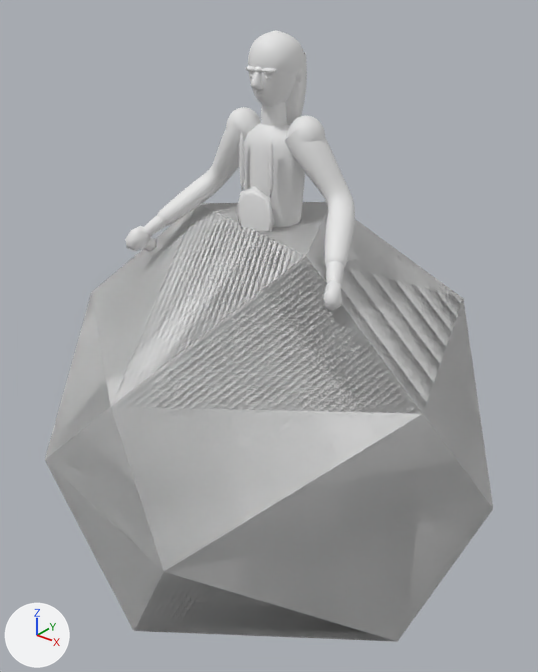
An edit to the glTF model assets/characters/shared/townswoman_lod1.glb, drawn before and after from the same camera.
One viewpoint serves both versions: a 50 mm camera at (1.78, -2.25, 1.84) aimed at (-0.04, 0.02, 0.43). Lighting does not change. The marker at lower left points along +X, +Y and +Z. The first picture is the older version. Vertices at exactly the same position are counted once.

Names of what the first picture shows: 'Anatomy_HandL.001', 'Anatomy_HandR.001', 'Anatomy_SkinArmL.001', 'Anatomy_SkinArmR.001', 'Character_Head.001', 'Clothing_SleeveL.001', 'Clothing_SleeveR.001', 'Hero_Torso.001', 'Icosphere.013'.
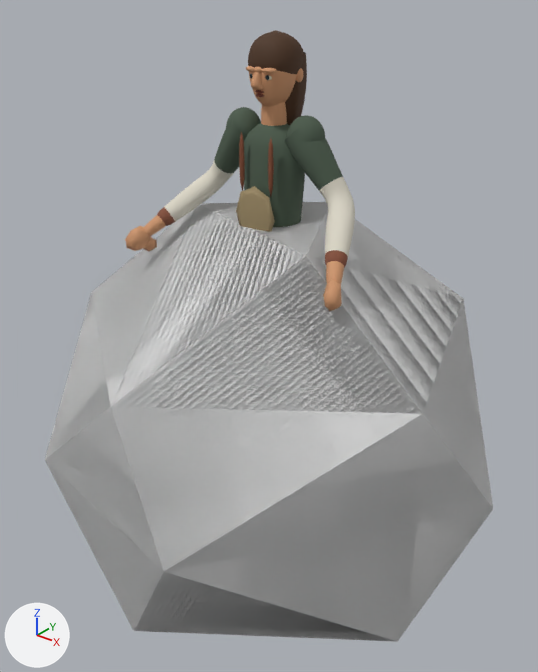
Edits to the bpy script that builds the scene:
```text
Add mat_hero_outerwear:
    mat_hero_outerwear = principled_material('hero_outerwear')
    mat_hero_outerwear.base_color = (0.325, 0.247, 0.126)  # brown #9a8863
    mat_hero_outerwear.roughness = 0.76
Add mat_hero_trim:
    mat_hero_trim = principled_material('hero_trim')
    mat_hero_trim.base_color = (0.199, 0.0657, 0.029)  # brown #7b4830
    mat_hero_trim.roughness = 0.88
Add mat_hero_tunic:
    mat_hero_tunic = principled_material('hero_tunic')
    mat_hero_tunic.base_color = (0.0707, 0.106, 0.0707)  # greyish green #4b5c4b
    mat_hero_tunic.roughness = 0.88
Add mat_hero_sleeve_band:
    mat_hero_sleeve_band = principled_material('hero_sleeve_band')
    mat_hero_sleeve_band.base_color = (0.237, 0.0815, 0.0433)  # brown #86513b
    mat_hero_sleeve_band.roughness = 0.88
Add mat_hero_sleeves:
    mat_hero_sleeves = principled_material('hero_sleeves')
    mat_hero_sleeves.base_color = (0.718, 0.681, 0.579)  # pale yellow #dcd7c8
    mat_hero_sleeves.roughness = 0.88
Add mat_hero_hair:
    mat_hero_hair = principled_material('hero_hair')
    mat_hero_hair.base_color = (0.0707, 0.029, 0.00942)  # brown #4b3018
    mat_hero_hair.roughness = 0.78
Add mat_hero_lips:
    mat_hero_lips = principled_material('hero_lips')
    mat_hero_lips.base_color = (0.199, 0.0474, 0.029)  # dark red #7b3d30
    mat_hero_lips.roughness = 0.58
Change me_anatomy_handl_001:
    where me_anatomy_handl_001.from_pydata(...)  # 28 vertices, 48 faces; spans x 0.4368..0.5267, y -0.3344..-0.2187, z 0.7978..0.9125
    add me_anatomy_handl_001.materials.append(mat_hero_skin)  # orange #cd956b
Change me_anatomy_handr_001:
    where me_anatomy_handr_001.from_pydata(...)  # 28 vertices, 48 faces; spans x -0.5261..-0.4405, y -0.3383..-0.2229, z 0.7992..0.9125
    add me_anatomy_handr_001.materials.append(mat_hero_skin)  # orange #cd956b
Change me_anatomy_skinarml_001:
    where me_anatomy_skinarml_001.from_pydata(...)  # 939 vertices, 1848 faces; spans x 0.086..0.486, y -0.277..0.066, z 0.864..1.372
    add me_anatomy_skinarml_001.materials.append(mat_hero_skin)  # orange #cd956b
Change me_anatomy_skinarmr_001:
    where me_anatomy_skinarmr_001.from_pydata(...)  # 948 vertices, 1848 faces; spans x -0.486..-0.086, y -0.277..0.066, z 0.864..1.372
    add me_anatomy_skinarmr_001.materials.append(mat_hero_skin)  # orange #cd956b
Change me_character_head_001:
    where me_character_head_001.from_pydata(...)  # 5559 vertices, 10800 faces; spans x -0.1..0.1, y -0.126..0.145, z 1.287..1.662
    me_character_head_001 part 1: 1701 of the faces centred in x -0.098..0.098, y -0.092..0.145, z 1.3..1.654 switch from no material to mat_hero_hair (brown #4b3018)
    me_character_head_001 part 2: 838 of the faces centred in x -0.02..0.02, y -0.095..-0.066, z 1.442..1.468 switch from no material to mat_hero_lips (dark red #7b3d30)
    me_character_head_001 part 3: 6419 of the faces centred in x -0.1..0.1, y -0.125..0.111, z 1.337..1.65 switch from no material to mat_hero_skin (orange #cd956b)
    add me_character_head_001.materials.append(mat_hero_eye_white)  # light grey #c8c3af
    add me_character_head_001.materials.append(mat_hero_eyes)  # black #13242a
Change me_clothing_sleevel_001:
    where me_clothing_sleevel_001.from_pydata(...)  # 953 vertices, 1752 faces; spans x 0.071..0.46, y -0.22..0.074, z 0.902..1.382
    me_clothing_sleevel_001 part 4: all 216 faces centred in x 0.382..0.46, y -0.22..-0.151, z 0.904..0.976 switch from no material to mat_hero_sleeve_band (brown #86513b)
    me_clothing_sleevel_001 part 5: 492 of the faces centred in x 0.233..0.443, y -0.179..0.062, z 0.933..1.166 switch from no material to mat_hero_sleeves (pale yellow #dcd7c8)
    me_clothing_sleevel_001 part 6: 1044 of the faces centred in x 0.078..0.288, y -0.07..0.073, z 1.138..1.381 switch from no material to mat_hero_tunic (greyish green #4b5c4b)
Change me_clothing_sleever_001:
    where me_clothing_sleever_001.from_pydata(...)  # 941 vertices, 1752 faces; spans x -0.46..-0.071, y -0.22..0.073, z 0.902..1.382
    me_clothing_sleever_001 part 7: all 216 faces centred in x -0.46..-0.382, y -0.22..-0.151, z 0.904..0.976 switch from no material to mat_hero_sleeve_band (brown #86513b)
    me_clothing_sleever_001 part 8: 383 of the faces centred in x -0.442..-0.233, y -0.181..0.063, z 0.934..1.166 switch from no material to mat_hero_sleeves (pale yellow #dcd7c8)
    me_clothing_sleever_001 part 9: 1153 of the faces centred in x -0.289..-0.077, y -0.07..0.073, z 1.145..1.381 switch from no material to mat_hero_tunic (greyish green #4b5c4b)
Change me_hero_torso_001:
    where me_hero_torso_001.from_pydata(...)  # 658 vertices, 1128 faces; spans x -0.137..0.137, y -0.127..0.109, z 0.323..1.35
    me_hero_torso_001 part 10: 96 of the faces centred in x -0.094..0.094, y -0.125..-0.098, z 0.371..1.101 switch from no material to mat_hero_outerwear (brown #9a8863)
    me_hero_torso_001 part 11: all 96 faces centred in x -0.08..0.08, y -0.113..-0.1, z 1.108..1.295 switch from no material to mat_hero_trim (brown #7b4830)
    me_hero_torso_001 part 12: 852 of the faces centred in x -0.135..0.135, y -0.101..0.107, z 0.451..1.347 switch from no material to mat_hero_tunic (greyish green #4b5c4b)
    add me_hero_torso_001.materials.append(mat_hero_belt)  # brown #8d6b40
```

Pixel boxes [x1, y1, x2, y2] of what changed, in the pictures (538 x 672 px):
'Anatomy_HandR.001', recoloured (white to orange)
    both: [125, 226, 157, 251]
'Anatomy_HandL.001', recoloured (white to orange)
    both: [323, 279, 342, 311]
'Anatomy_SkinArmL.001', recoloured (white to orange)
    both: [326, 251, 344, 284]
'Anatomy_SkinArmR.001', recoloured (white to orange)
    both: [144, 215, 166, 236]
part 1 of me_character_head_001, recoloured (white to brown)
    both: [248, 30, 307, 125]
part 2 of me_character_head_001, recoloured
    both: [255, 90, 264, 97]
part 3 of me_character_head_001, recoloured (white to orange)
    both: [246, 66, 303, 126]
part 4 of me_clothing_sleevel_001, recoloured (white to brown)
    both: [325, 250, 348, 268]
part 5 of me_clothing_sleevel_001, recoloured (white to pale yellow)
    both: [319, 177, 355, 256]
part 6 of me_clothing_sleevel_001, recoloured (white to greyish green)
    both: [285, 115, 343, 190]
part 7 of me_clothing_sleever_001, recoloured (white to brown)
    both: [157, 207, 175, 226]
part 8 of me_clothing_sleever_001, recoloured (white to pale yellow)
    both: [164, 162, 233, 221]
part 9 of me_clothing_sleever_001, recoloured (white to greyish green)
    both: [214, 107, 261, 173]
part 10 of me_hero_torso_001, recoloured (white to brown)
    both: [236, 186, 275, 232]
part 11 of me_hero_torso_001, recoloured (white to brown)
    both: [239, 131, 274, 197]
part 12 of me_hero_torso_001, recoloured (white to greyish green)
    both: [244, 123, 305, 227]
